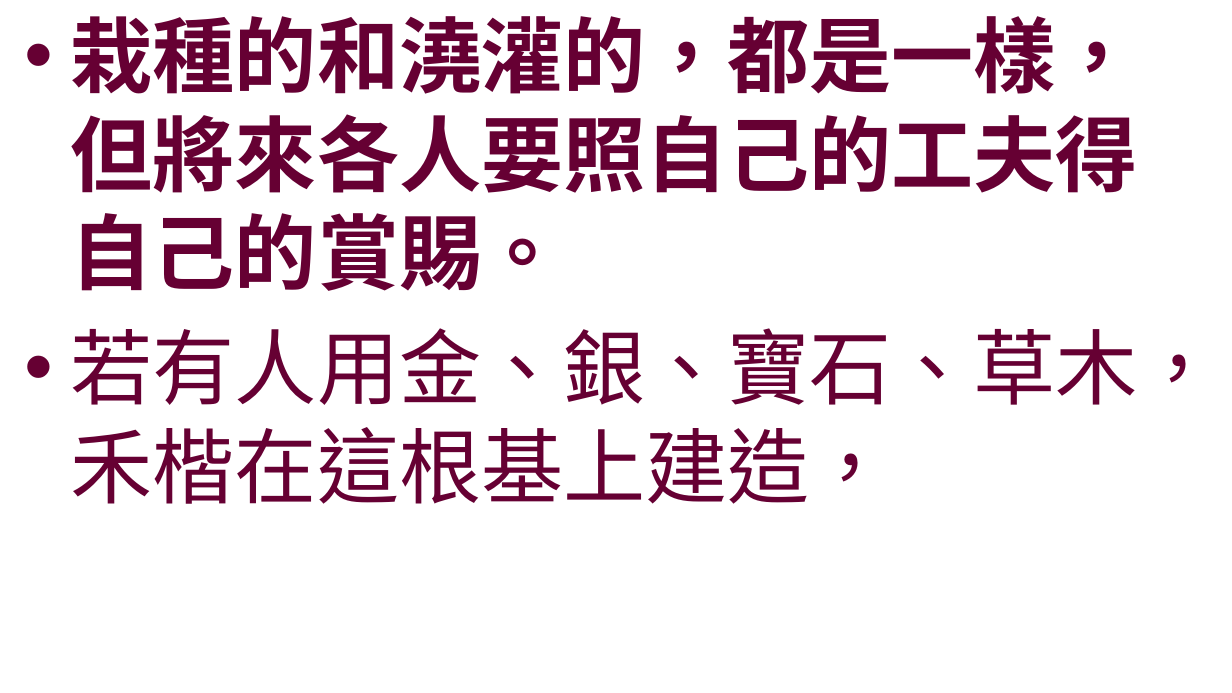
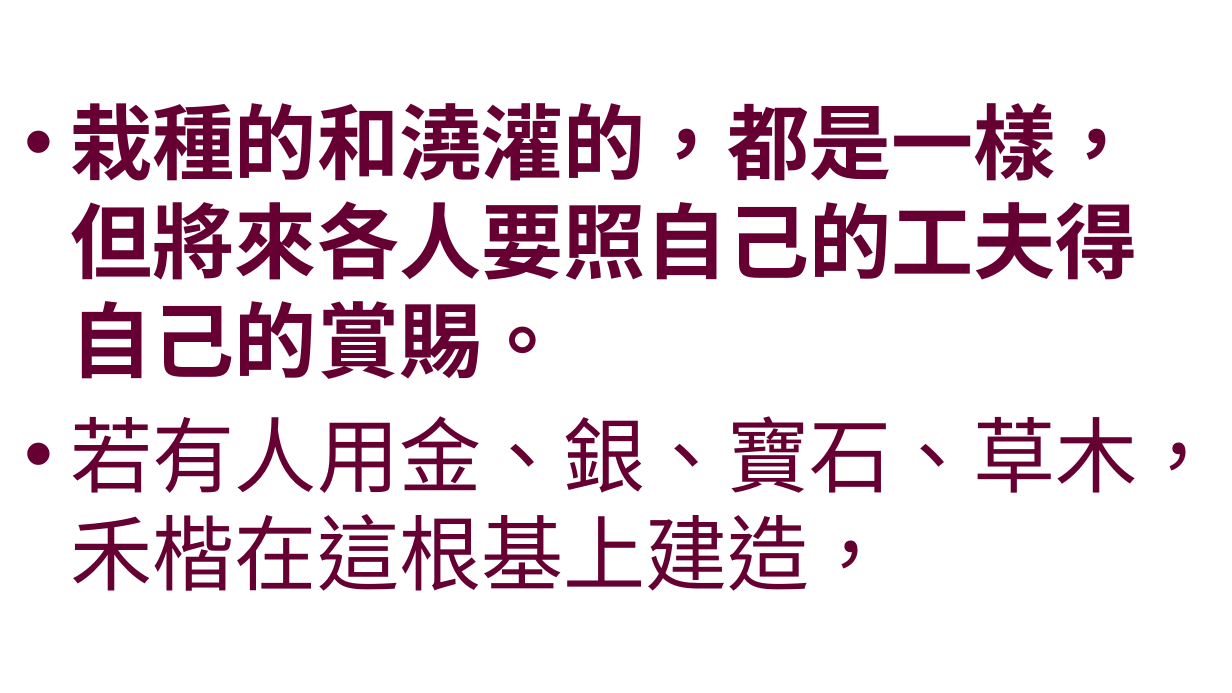
Before and after one commit to batisuoc/worship-resources, a slide deck: slide 4 of 56事奉.pptx. Drawn at 1232x693 pixels with LibreOffice and Linux fonts; fonts in the diff are those of the drawing; background and template pictures are left out. Boxes give left, top, right and bottom in pixels: in the first picture for what was removed or moved away, otherwise in the second. Text is boxed around its words. In the diff, an @@ line names an element or a change of style, - is before the commit and + after.

```diff
--- a/56事奉.pptx
+++ b/56事奉.pptx
@@ text "栽種的和澆灌的，都是一樣，但將來各人要照自己的工夫得自己的賞賜。" at [71,103,1220,591]: vertical alignment top to middle @@
```
Also in this commit, not shown: 5 other slides changed, 2 other files.
